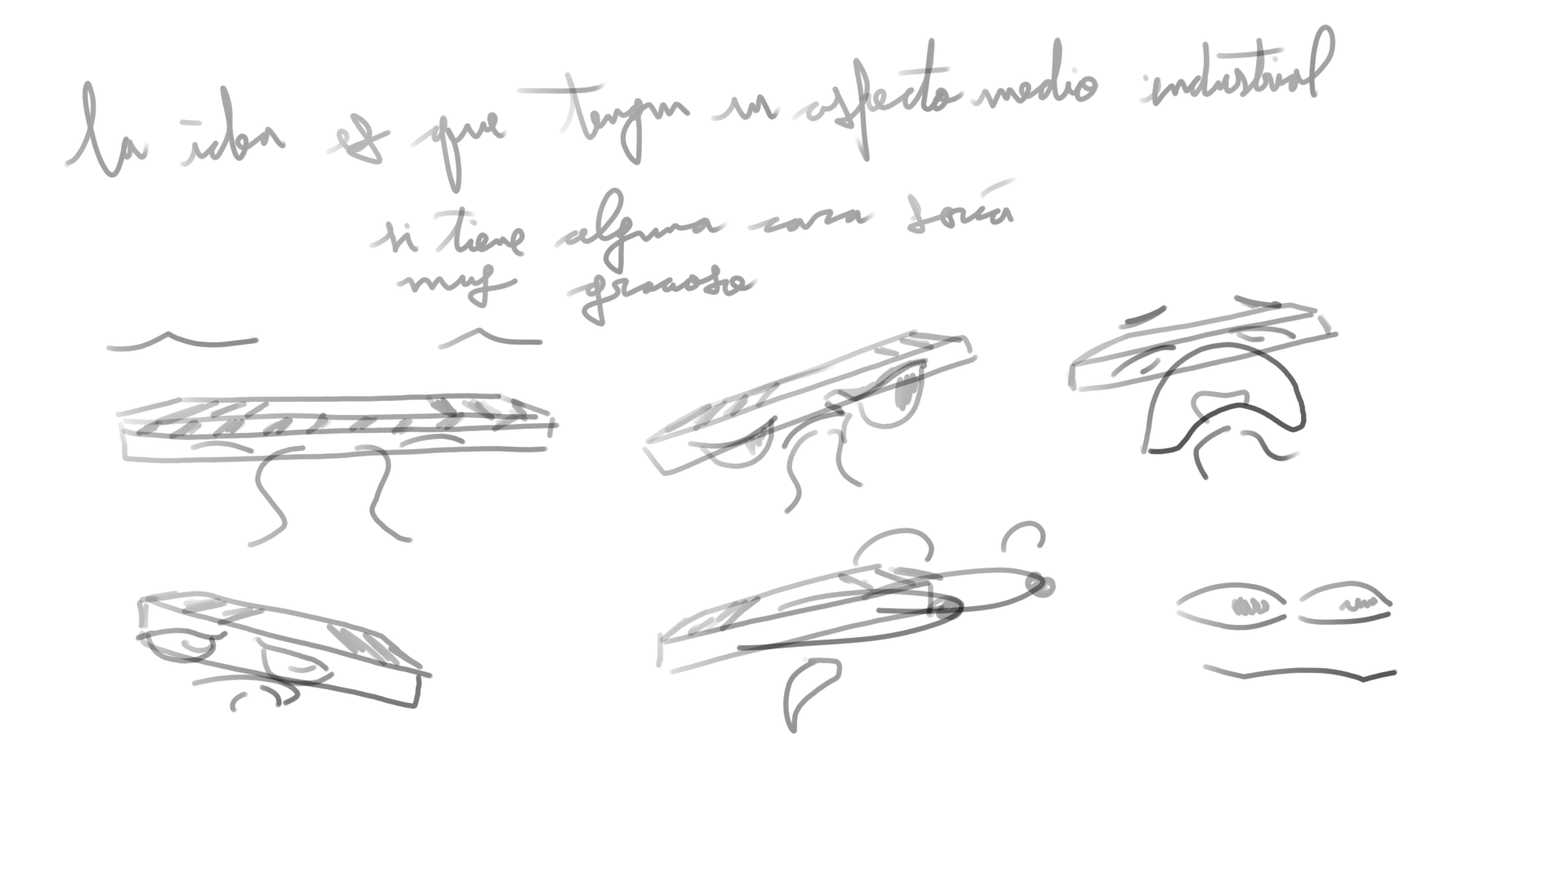
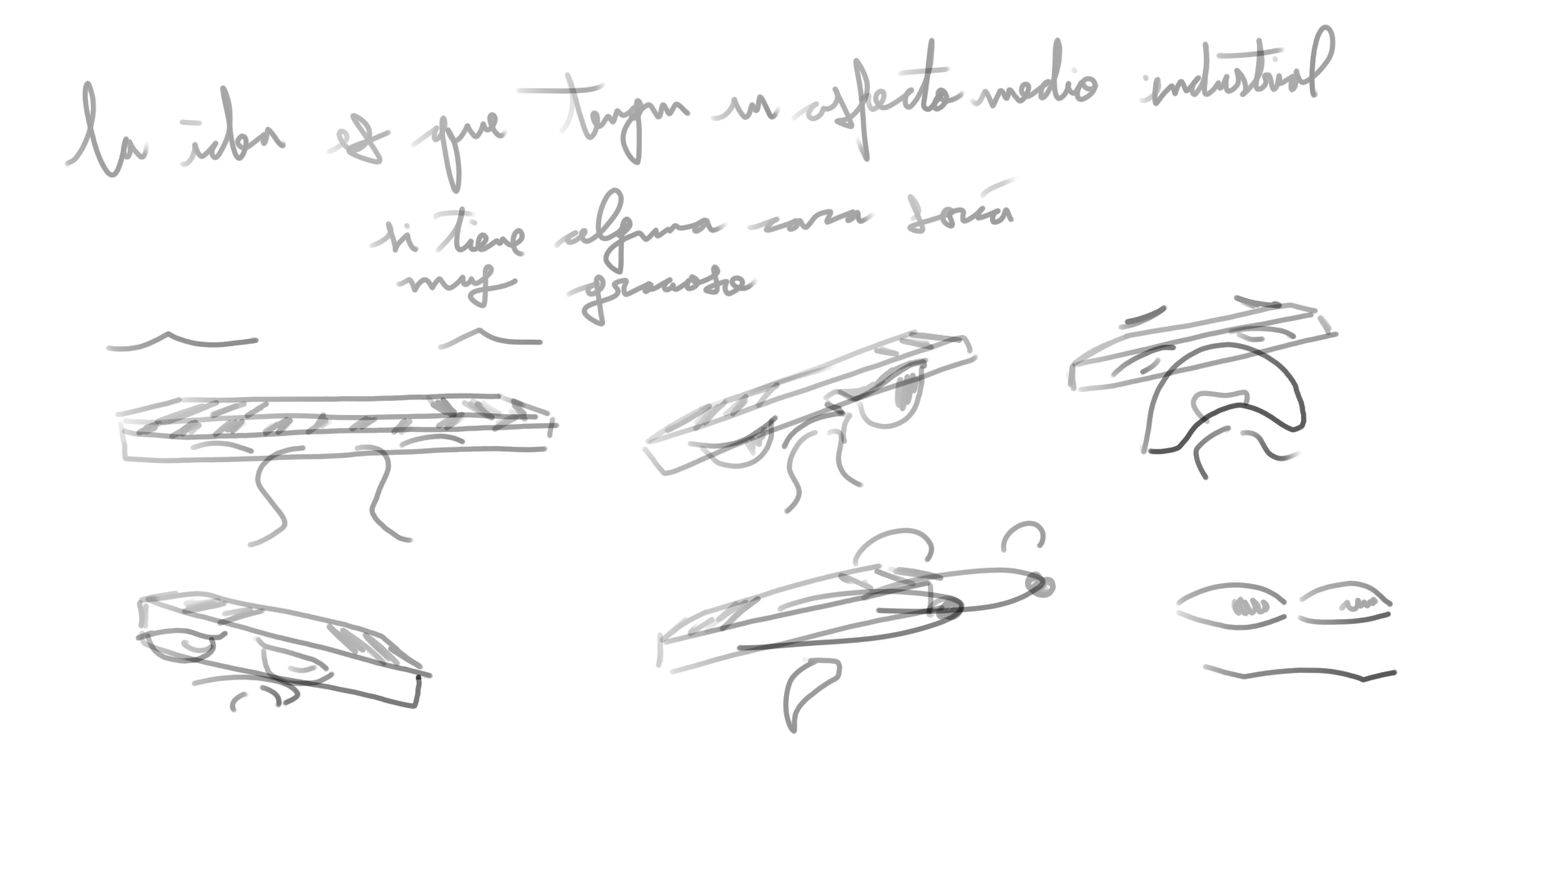
Two versions of the same layered image (1568 × 882). Layer-by-layer changes:
painted on "Paint Layer 1" over [415,674,423,680]